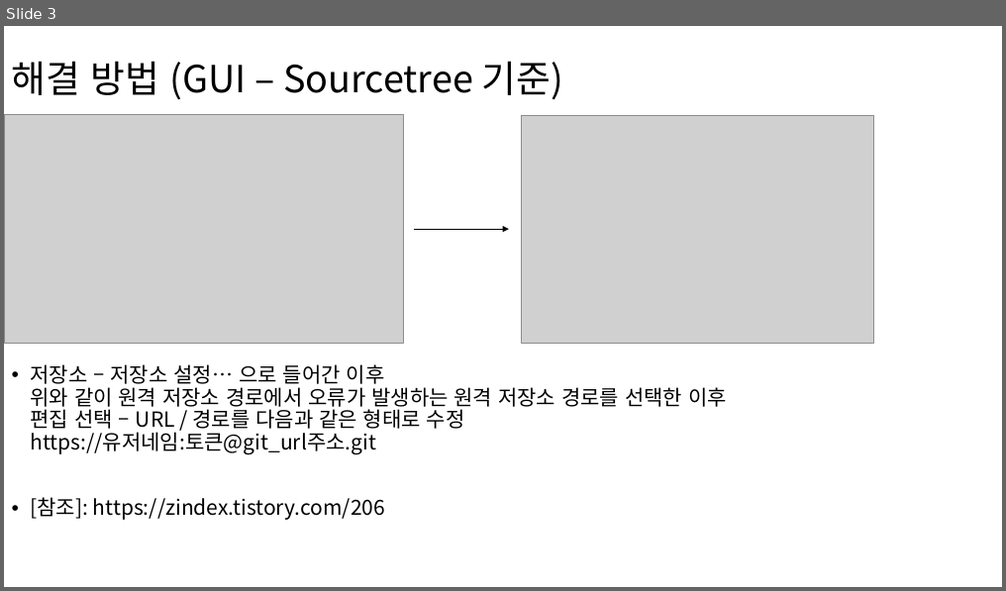
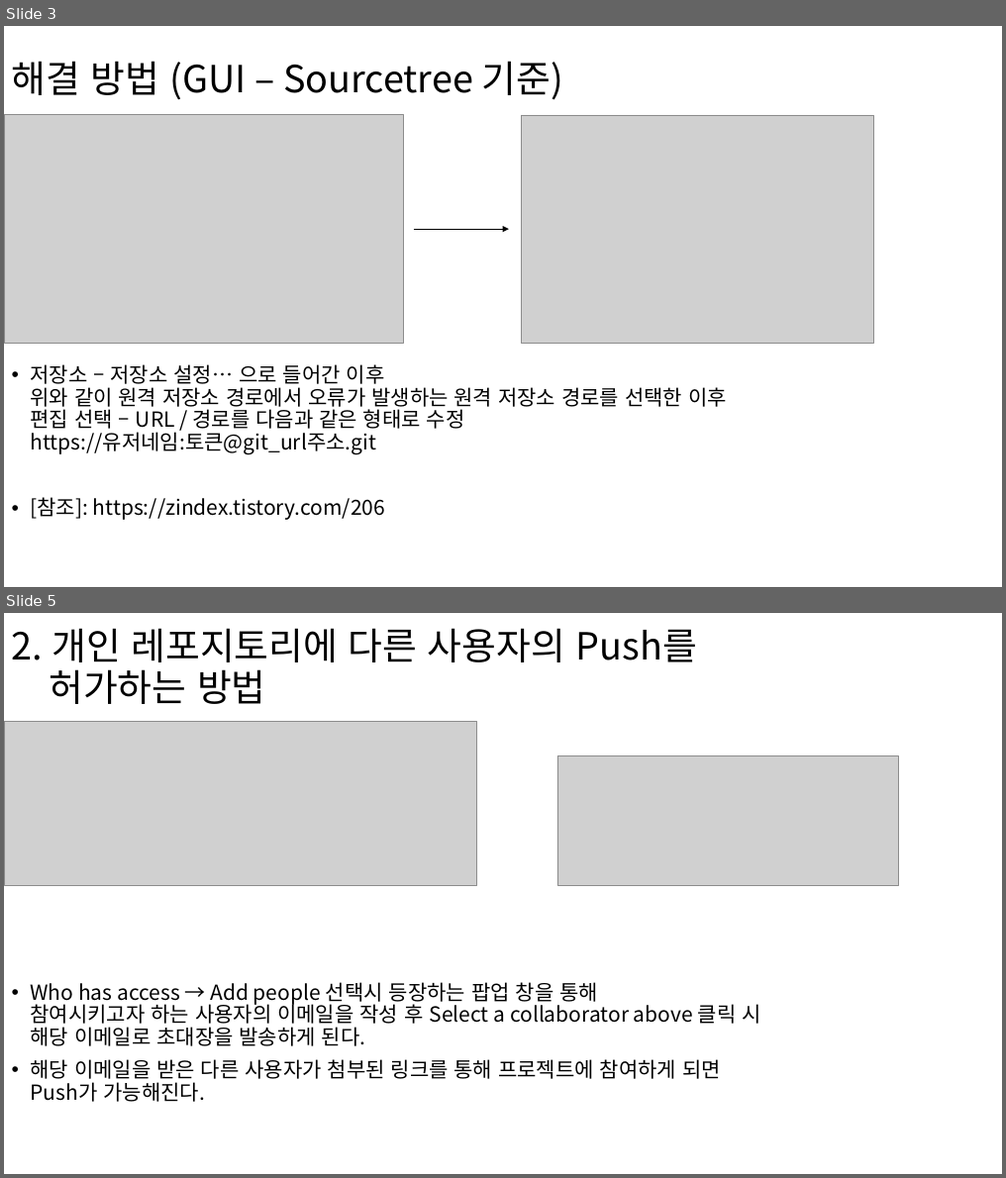
Before and after one commit to wlscks92/WTTest, a slide deck: Git_문제점_정리.pptx. Shown one above the other, each under a label of ours: slide 3 before the commit, slides 3 and 5 after it; the slides between them are not shown. The pictures are 1006x591 and 1006x1178 pixels, drawn with LibreOffice and Linux fonts; fonts in the diff are those of the drawing; grey boxes stand for pictures. Boxes give left, top, right and bottom in pixels: in the first picture for what was removed or moved away, otherwise in the second. Text is boxed around its words. In the diff, an @@ line names an element or a change of style, - is before the commit and + after.

Commit message:
[240423] Git_문제점_정리.pptx 업데이트
관리자 시점에서 다른 사용자에게 프로젝트의 push 권한을 주는 방법 기술

```diff
--- a/Git_문제점_정리.pptx
+++ b/Git_문제점_정리.pptx
@@ slide 5 added at (x1=4, y1=613, x2=1002, y2=1174), background #FFFFFF @@
@@ title added at (x1=12, y1=628, x2=697, y2=704), 36 pt, text #000000 @@
+2. 개인 레포지토리에 다른 사용자의 Push를
+허가하는 방법
@@ picture added at (x1=4, y1=722, x2=477, y2=885) @@
@@ picture added at (x1=557, y1=757, x2=898, y2=886) @@
@@ text added at (x1=30, y1=982, x2=760, y2=1102), 20 pt, text #000000 @@
+• Who has access → Add people 선택시 등장하는 팝업 창을 통해
+  참여시키고자 하는 사용자의 이메일을 작성 후 Select a collaborator above 클릭 시
+  해당 이메일로 초대장을 발송하게 된다.
+• 해당 이메일을 받은 다른 사용자가 첨부된 링크를 통해 프로젝트에 참여하게 되면
+  Push가 가능해진다.
```
Also in this commit, not shown: 2 slides changed, 1 other slide added.
